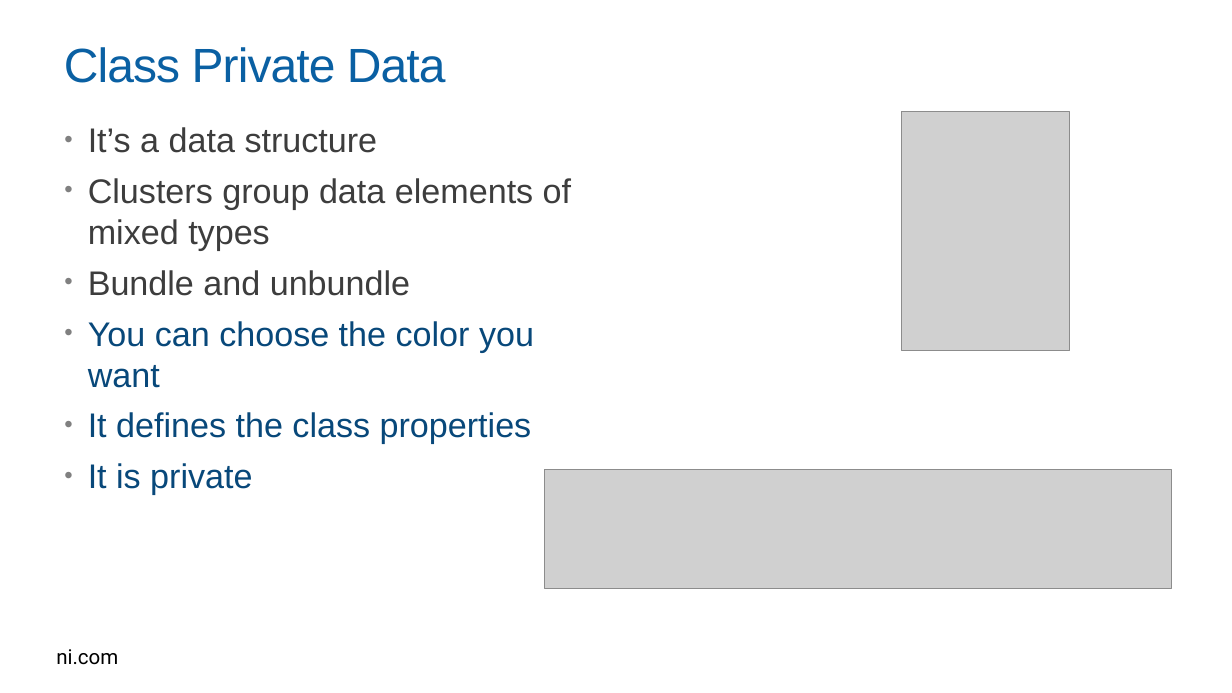
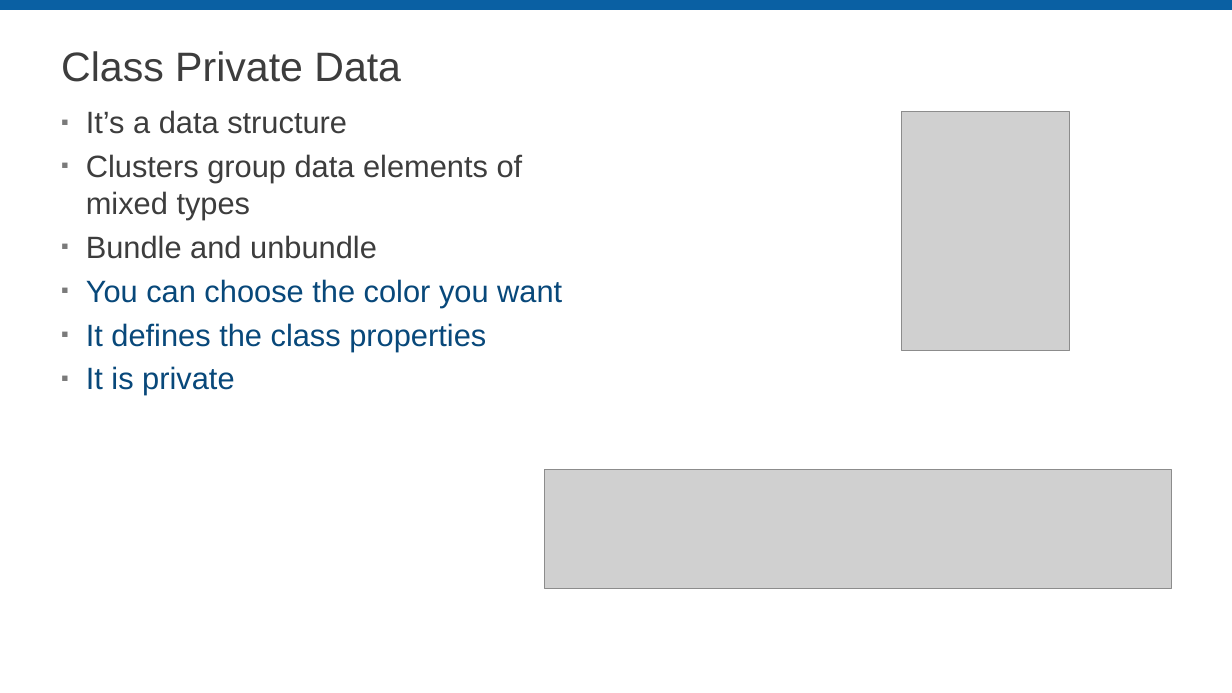
Before and after one commit to LabVIEW-DCAF/Documentation, a slide deck: slide 11 of Trunk/Getting Started Material/DCAF Training/2 Demystifying LabVIEW Object Oriented.pptx. Drawn at 1232x693 pixels with LibreOffice and Linux fonts; fonts in the diff are those of the drawing; grey boxes stand for pictures; background and template pictures are left out. Boxes give left, top, right and bottom in pixels: in the first picture for what was removed or moved away, otherwise in the second. Text is boxed around its words. In the diff, an @@ line names an element or a change of style, - is before the commit and + after.

Commit message:
Working on the formatting
Fixing formatting on slide decks, adapted color schemes to match the Under the Hood presentation.

Re-made the Shared Memory diagram.

```diff
--- a/Trunk/Getting Started Material/DCAF Training/2 Demystifying LabVIEW Object Oriented.pptx
+++ b/Trunk/Getting Started Material/DCAF Training/2 Demystifying LabVIEW Object Oriented.pptx
@@ rectangle added at bbox=[0, 0, 1232, 10], fill #0A60A3 @@
@@ title "Class Private Data" at bbox=[61, 51, 401, 82]: size 37.3 to 32 pt, text colour #0A60A3 to #3D3D3D, letter spacing -0.7 to 0 pt; line spacing 1 to 0.9 @@
@@ text "It’s a data structure": place and size @@
-text "It’s a data structure" at bbox=[88, 127, 571, 495]
+text "It’s a data structure" at bbox=[86, 110, 562, 395]
@@ text "It’s a data structure" at bbox=[86, 110, 562, 395]: size 26.7 to 24 pt; bullet • to ▪; less space between paragraphs; bullet colour #808080 to #7A7A7A @@
@@ text removed at bbox=[56, 649, 118, 665] @@
-ni.com
```
Also in this commit, not shown: 52 other slides changed, 4 other files.
